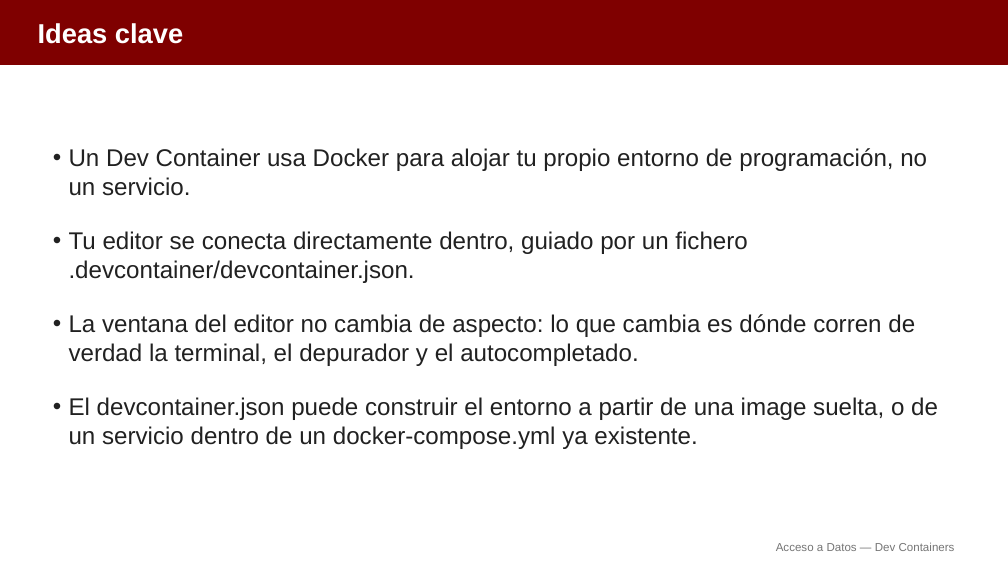
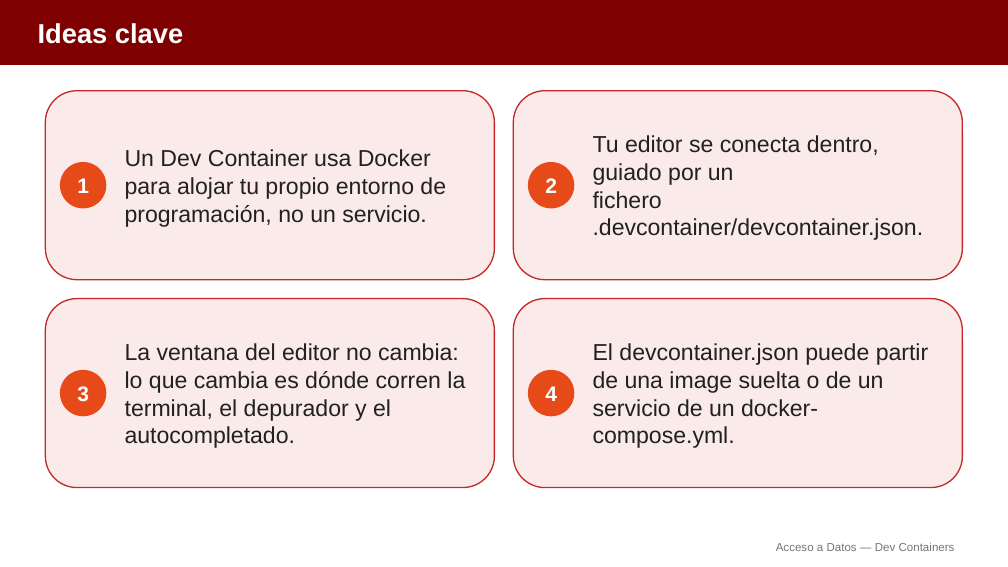
Before and after one commit to aitorventura/acceso-a-datos, a slide deck: slide 7 of docs/tema0/diapositivas/dev-containers.pptx (slide 10 before the commit). Drawn at 1008x567 pixels with LibreOffice and Linux fonts; fonts in the diff are those of the drawing. Boxes give left, top, right and bottom in pixels: in the first picture for what was removed or moved away, otherwise in the second. Text is boxed around its words. In the diff, an @@ line names an element or a change of style, - is before the commit and + after.

Commit message:
Añade infografías a Docker y Dev Containers (Tema 0)
Incorpora 12 infografías en los apartados de Introducción a Docker y
Dev Containers, y reorganiza las diapositivas correspondientes:
menos diapositivas, con más apoyo visual.

```diff
--- a/docs/tema0/diapositivas/dev-containers.pptx
+++ b/docs/tema0/diapositivas/dev-containers.pptx
@@ rounded rectangle added at [45,91,495,280], fill #FBEAEA, outline #C62828 1.25 pt @@
@@ rounded rectangle added at [513,91,963,280], fill #FBEAEA, outline #C62828 1.25 pt @@
@@ text removed at [69,148,938,449] @@
-• Un Dev Container usa Docker para alojar tu propio entorno de programación, no un servicio.
-• Tu editor se conecta directamente dentro, guiado por un fichero .devcontainer/devcontainer.json.
-• La ventana del editor no cambia de aspecto: lo que cambia es dónde corren de verdad la terminal, el depurador y el autocompletado.
-• El devcontainer.json puede construir el entorno a partir de una image suelta, o de un servicio dentro de un docker-compose.yml ya existente.
@@ text added at [125,149,446,227], 22 pt, text #212121 @@
+Un Dev Container usa Docker para alojar tu propio entorno de programación, no un servicio.
@@ text added at [593,135,924,240], 22 pt, text #212121 @@
+Tu editor se conecta dentro, guiado por un fichero .devcontainer/devcontainer.json.
@@ ellipse added at [60,163,106,208], fill #E64A19, outline #E64A19 1 pt @@
@@ text added at [77,178,89,193], 20 pt, text #FFFFFF, bold @@
+1
@@ ellipse added at [529,163,574,208], fill #E64A19, outline #E64A19 1 pt @@
@@ text added at [545,178,557,193], 20 pt, text #FFFFFF, bold @@
+2
@@ rounded rectangle added at [45,299,495,488], fill #FBEAEA, outline #C62828 1.25 pt @@
@@ rounded rectangle added at [513,299,963,488], fill #FBEAEA, outline #C62828 1.25 pt @@
@@ text added at [125,343,465,448], 22 pt, text #212121 @@
+La ventana del editor no cambia: lo que cambia es dónde corren la terminal, el depurador y el autocompletado.
@@ text added at [593,343,929,448], 22 pt, text #212121 @@
+El devcontainer.json puede partir de una image suelta o de un servicio de un docker-compose.yml.
@@ ellipse added at [60,371,106,416], fill #E64A19, outline #E64A19 1 pt @@
@@ text added at [77,386,89,402], 20 pt, text #FFFFFF, bold @@
+3
@@ ellipse added at [529,371,574,416], fill #E64A19, outline #E64A19 1 pt @@
@@ text added at [545,386,557,401], 20 pt, text #FFFFFF, bold @@
+4
```
Also in this commit, not shown: 5 other slides changed, 3 slides removed, 17 other files.
